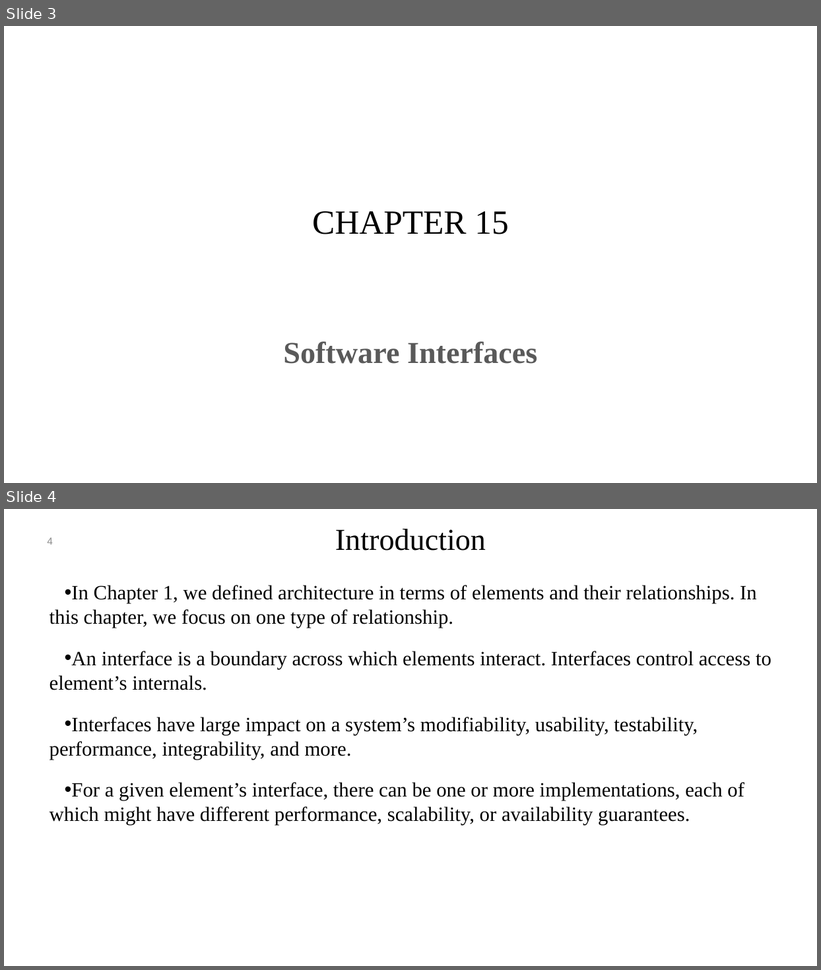
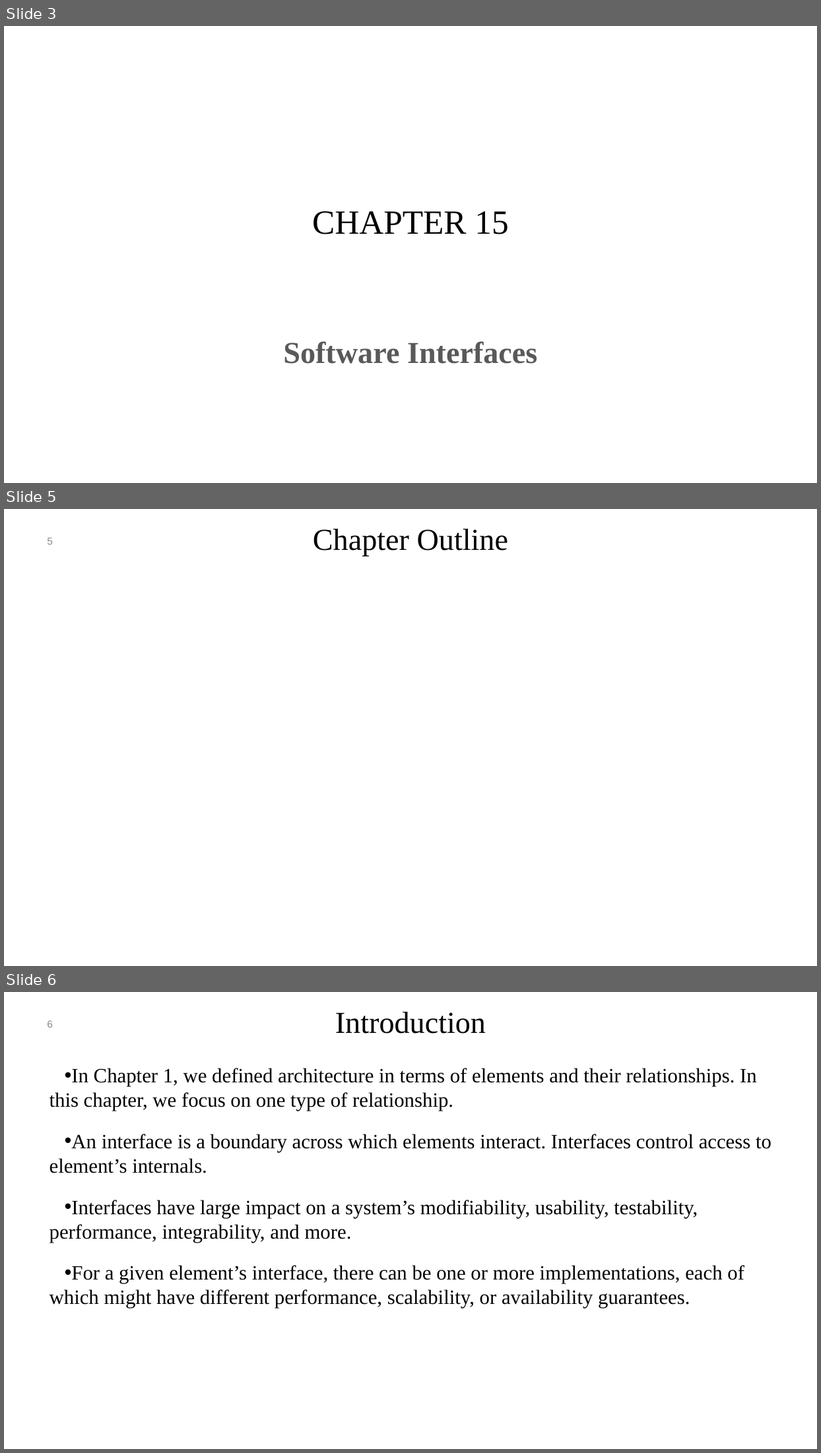
Before and after one commit to mohamad-khorsandi/slides-of-software-architecture-in-practice-4th-ed, a slide deck: chapter 15.pptx. Shown one above the other, each under a label of ours: slides 3 and 4 before the commit, slides 3, 5 and 6 after it; the slides between them are not shown. The pictures are 821x970 and 821x1453 pixels, drawn with LibreOffice and Linux fonts; fonts in the diff are those of the drawing; background and template pictures are left out. Boxes give left, top, right and bottom in pixels: in the first picture for what was removed or moved away, otherwise in the second. Text is boxed around its words. In the diff, an @@ line names an element or a change of style, - is before the commit and + after.

```diff
--- a/chapter 15.pptx
+++ b/chapter 15.pptx
@@ slide 5 added at <box>4,509,817,966</box>, background #FFFFFF @@
@@ page number added at <box>47,537,53,545</box>, 12 pt, text #8C8C8C @@
+5
@@ title added at <box>313,529,508,557</box>, 36 pt, text #000000 @@
+Chapter Outline
@@ what was slide 4 is now slide 6 @@
@@ page number at <box>47,1020,53,1028</box>: text changed @@
-4
+6
```
Also in this commit, not shown: 2 other slides added, 9 other files.
